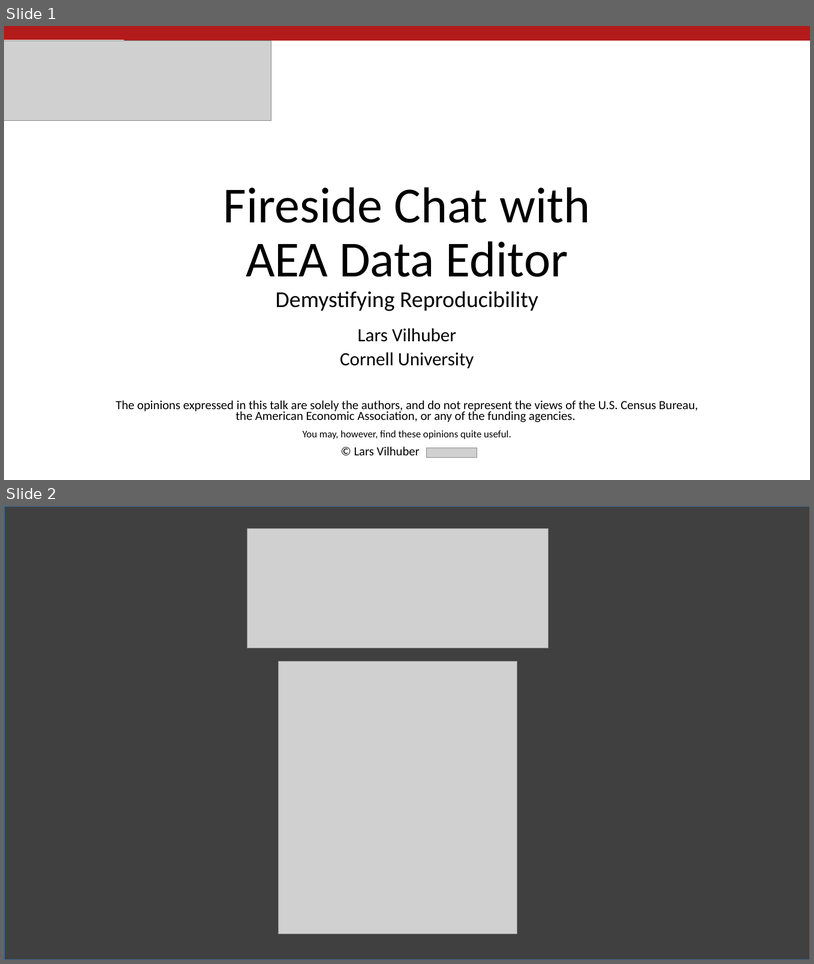
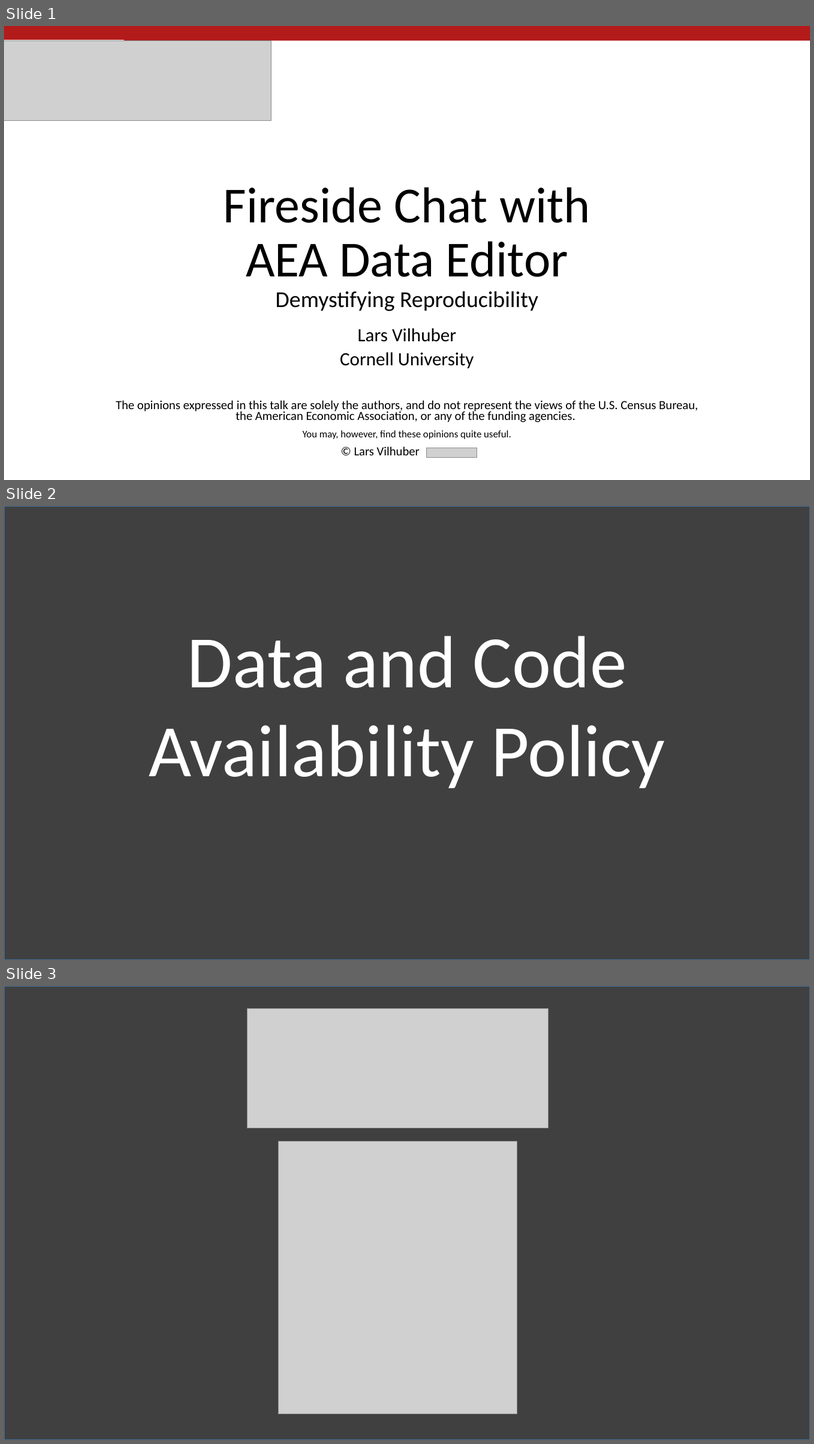
Before and after one commit to AEADataEditor/fireside-chat-2021, a slide deck: Vilhuber-Presentation-2021-01-19.pptx. Shown one above the other, each under a label of ours: slides 1 and 2 before the commit, slides 1, 2 and 3 after it. The pictures are 814x964 and 814x1444 pixels, drawn with LibreOffice and Linux fonts; fonts in the diff are those of the drawing; grey boxes stand for pictures; background and template pictures are left out. Boxes give left, top, right and bottom in pixels: in the first picture for what was removed or moved away, otherwise in the second. Text is boxed around its words. In the diff, an @@ line names an element or a change of style, - is before the commit and + after.

```diff
--- a/Vilhuber-Presentation-2021-01-19.pptx
+++ b/Vilhuber-Presentation-2021-01-19.pptx
@@ slide 2 added at box(4, 506, 810, 960), background #FFFFFF @@
@@ rectangle added at box(4, 506, 810, 960), fill #404040, outline #43739E 1 pt @@
@@ text added at box(149, 636, 665, 788), 88 pt, text #FFFFFF @@
+Data and Code Availability Policy
@@ what was slide 2 is now slide 3 @@
```
Also in this commit, not shown: 2 slides changed, 8 other slides added.
